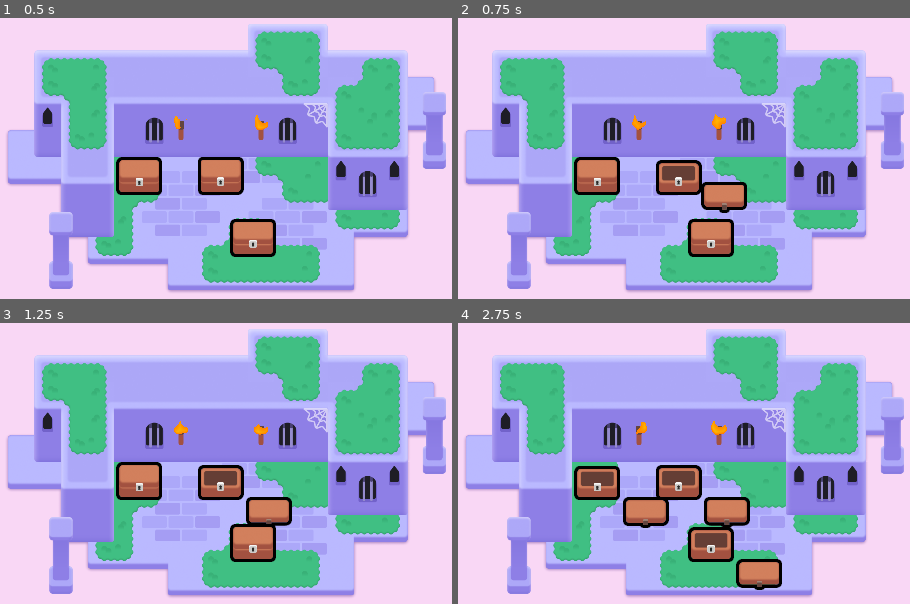
Above: before the commit, frames 1-4 (two rows, left to right).
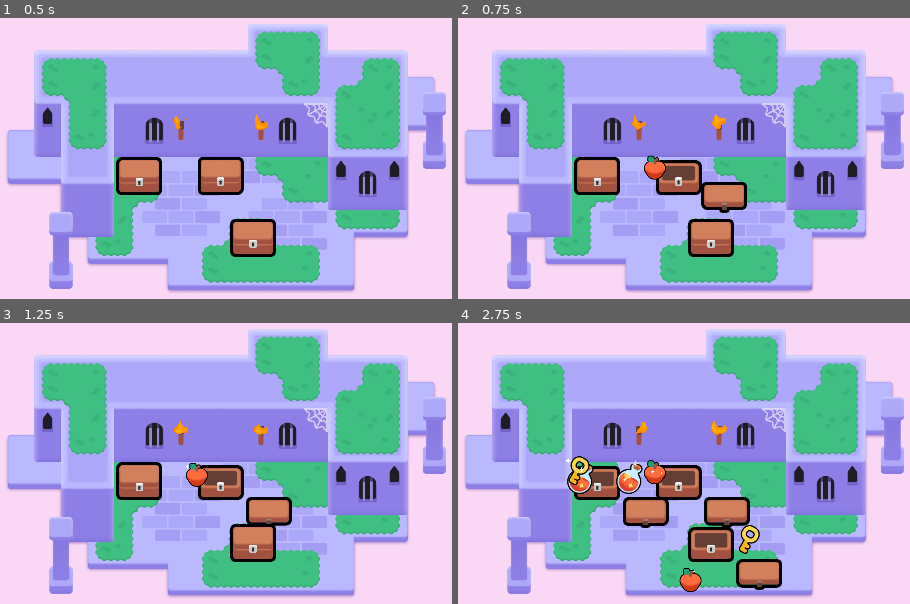
Above: after the commit, the same moments.

Repository: BombyDee/2d-GameDev-Course
Game: Godot game, scene res://lessons/mini_dungeon.tscn
Two runs of this game, one before a commit and one after it. Both use one fixed random seed, a clock stepped at 60 frames per second and the inputs below.
Inputs (mouse positions are in pixels of both pictures, inside the frame that each line leads up to):
- Up to frame 1 (0.5 s): no input
- Up to frame 2 (0.75 s): tap Enter at 0.5 s; move the mouse to (679, 175) at 0.52 s; press the mouse at (679, 175) at 0.53 s; hold D (move_right) from 0.53 s (still down)
- Up to frame 3 (1.25 s): keep holding D (move_right); tap Space at 0.77 s
- Up to frame 4 (2.75 s): move the mouse to (598, 480) at 1.27 s; release D (move_right) at 1.28 s; release the mouse at (598, 480) at 1.28 s; hold S (move_down) 1.28-2.03 s; right-click (598, 480) at 1.35 s; click (598, 480) at 1.42 s; tap Space at 1.52 s; move the mouse to (711, 542) at 2.02 s; hold D (move_right) from 2.03 s (still down); tap Z at 2.1 s; click (711, 542) at 2.17 s

Frame 1 is identical in both runs. In frame 2, 0.3% of the frame differs, in the area x 41-47%, y 48-58%; in frame 3, 0.3%; in frame 4, 2.0%, in the area x 23-67%, y 47-96%.

Commit message:
L6. Spawn random loot

Diff:
--- a/M06.looting_workbook/lessons/chest/chest.gd
+++ b/M06.looting_workbook/lessons/chest/chest.gd
@@ -1,8 +1,9 @@
 extends Area2D
 
-@onready var canvas_group = $CanvasGroup
+@export var possible_items: Array[PackedScene] = []
+
+@onready var canvas_group: CanvasGroup = $CanvasGroup
 @onready var animation_player: AnimationPlayer = $AnimationPlayer
-
 
 func _ready() -> void:
 	mouse_entered.connect(_on_mouse_entered)
@@ -25,7 +26,7 @@
 		event is InputEventMouseButton and
 		event.button_index == MOUSE_BUTTON_LEFT and
 		event.is_pressed()
-)
+	)
 
 	if event_is_mouse_click:
 		open()
@@ -34,3 +35,18 @@
 	animation_player.play("open")
 
 	input_pickable = false
+
+	if possible_items.is_empty():
+		return
+
+	for current_index in range(randi_range(1, 3)):
+		_spawn_random_item()
+
+func _spawn_random_item() -> void:
+	var loot_item: Area2D = possible_items.pick_random().instantiate()
+	add_child(loot_item)
+
+	var random_angle := randf_range(0.0, 2.0 * PI)
+	var random_direction := Vector2(1.0, 0.0).rotated(random_angle)
+	var random_distance := randf_range(60.0, 120.0)
+	loot_item.position = random_direction * random_distance
--- a/M06.looting_workbook/lessons/chest/chest.tscn
+++ b/M06.looting_workbook/lessons/chest/chest.tscn
@@ -1,10 +1,13 @@
-[gd_scene load_steps=11 format=3 uid="uid://b2rpb7kcjeenx"]
+[gd_scene load_steps=14 format=3 uid="uid://b2rpb7kcjeenx"]
 
 [ext_resource type="Script" path="res://lessons/chest/chest.gd" id="1_bhtye"]
 [ext_resource type="Shader" path="res://lessons/chest/group_outline.gdshader" id="1_h8u60"]
 [ext_resource type="Texture2D" uid="uid://c3hwsm5ugp8qw" path="res://lessons/chest/bottom.png" id="2_aroww"]
+[ext_resource type="PackedScene" uid="uid://0i1g0cunmseb" path="res://lessons/items/apple.tscn" id="2_vknks"]
+[ext_resource type="PackedScene" uid="uid://ctqyr0ufyoktk" path="res://lessons/items/key.tscn" id="3_1rywi"]
 [ext_resource type="Texture2D" uid="uid://bnem1cahhoxdk" path="res://lessons/chest/top.png" id="3_7sv6p"]
 [ext_resource type="Texture2D" uid="uid://bu2jin246nel5" path="res://lessons/chest/lock.png" id="4_1njlt"]
+[ext_resource type="PackedScene" uid="uid://hdxqgspfcaur" path="res://lessons/items/potion.tscn" id="4_38rv6"]
 
 [sub_resource type="RectangleShape2D" id="RectangleShape2D_gev2f"]
 size = Vector2(96, 78)
@@ -54,6 +57,7 @@
 
 [node name="Chest" type="Area2D"]
 script = ExtResource("1_bhtye")
+possible_items = Array[PackedScene]([ExtResource("2_vknks"), ExtResource("3_1rywi"), ExtResource("4_38rv6")])
 
 [node name="CollisionShape2D" type="CollisionShape2D" parent="."]
 visible = false
--- a/M06.looting_workbook/practices/L6.P1.the_pinata/balloon_pinata.gd
+++ b/M06.looting_workbook/practices/L6.P1.the_pinata/balloon_pinata.gd
@@ -19,14 +19,16 @@
 
 func spawn_candy() -> void:
 	# You have to loop 3 times over the next lines of code!
-	for current_index in range(0):
+	for current_index in range(3):
 		# Complete the variables to calculate a random position in a circle using polar coordinates.
-		var radius := 0.0
-		var angle := 0.0
+		var radius := randf_range(0.0, 100.0)
+		var angle := randf_range(0.0, 2.0 * PI)
 
-		var random_direction := Vector2()
-		var random_position := Vector2()
+		var random_direction := Vector2(1.0, 0.0).rotated(angle)
+		var random_position := Vector2(radius * random_direction)
 
 		# Instantiate and add the candy as a child of the piñata.
 		const CANDY_PACKED_SCENE := preload("candy/candy.tscn")
-		var candy: Node2D = null
+		var candy: Node2D = CANDY_PACKED_SCENE.instantiate()
+		add_child(candy)
+		candy.position = random_position
--- a/M06.looting_workbook/practices/L6.P1.the_pinata/balloon_pinata.tscn
+++ b/M06.looting_workbook/practices/L6.P1.the_pinata/balloon_pinata.tscn
@@ -1,9 +1,9 @@
-[gd_scene load_steps=6 format=3]
+[gd_scene load_steps=6 format=3 uid="uid://ouogb6uml355"]
 
 [ext_resource type="Script" path="res://practices/L6.P1.the_pinata/balloon_pinata.gd" id="1_w1uds"]
-[ext_resource type="Material" path="res://practices/L6.P1.the_pinata/material.tres" id="2_h718a"]
-[ext_resource type="Texture2D" path="res://practices/L6.P1.the_pinata/balloon_tail.png" id="3_8kwgq"]
-[ext_resource type="Texture2D" path="res://practices/L6.P1.the_pinata/balloon_top.png" id="4_5cass"]
+[ext_resource type="Material" uid="uid://dwoekm186ke5c" path="res://practices/L6.P1.the_pinata/material.tres" id="2_h718a"]
+[ext_resource type="Texture2D" uid="uid://ypt6hxuqpeen" path="res://practices/L6.P1.the_pinata/balloon_tail.png" id="3_8kwgq"]
+[ext_resource type="Texture2D" uid="uid://c5wl76sq80jjm" path="res://practices/L6.P1.the_pinata/balloon_top.png" id="4_5cass"]
 
 [sub_resource type="CapsuleShape2D" id="CapsuleShape2D_xb8xq"]
 radius = 47.0
--- a/M06.looting_workbook/practices/L6.P1.the_pinata/the_pinata.tscn
+++ b/M06.looting_workbook/practices/L6.P1.the_pinata/the_pinata.tscn
@@ -1,16 +1,11 @@
-[gd_scene load_steps=3 format=3]
+[gd_scene load_steps=2 format=3 uid="uid://dpvbxxdsgunpd"]
 
-[ext_resource type="PackedScene" path="res://practices/L6.P1.the_pinata/balloon_pinata.tscn" id="1_33y8y"]
-[ext_resource type="Script" path="res://practices/L6.P1.the_pinata/balloon_pinata.gd" id="2_qwpvp"]
+[ext_resource type="PackedScene" uid="uid://ouogb6uml355" path="res://practices/L6.P1.the_pinata/balloon_pinata.tscn" id="1_33y8y"]
 
 [node name="ThePiñata" type="Node2D"]
 metadata/_edit_horizontal_guides_ = []
 
-[node name="BalloonPinata" type="Area2D" parent="." instance=ExtResource("1_33y8y")]
-position = Vector2(960, 540)
-collision_layer = 2
-collision_mask = 0
-script = ExtResource("2_qwpvp")
+[node name="BalloonPinata" parent="." instance=ExtResource("1_33y8y")]
 
 [node name="ExtraVisuals" type="Node" parent="."]
 
